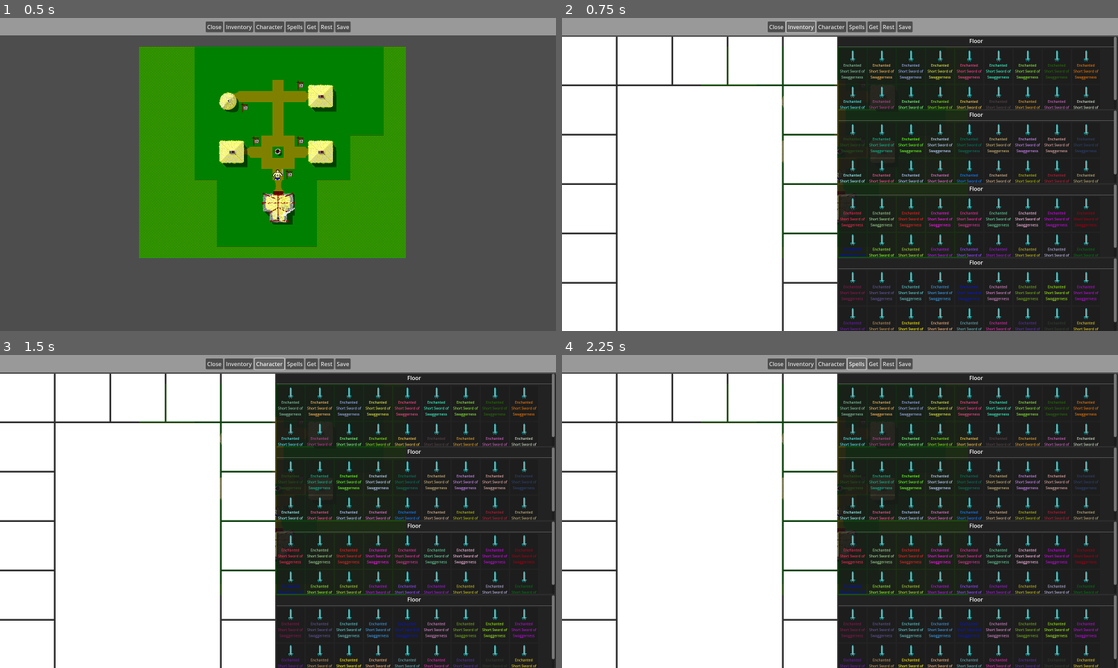
Above: before the commit, frames 1-4 (two rows, left to right).
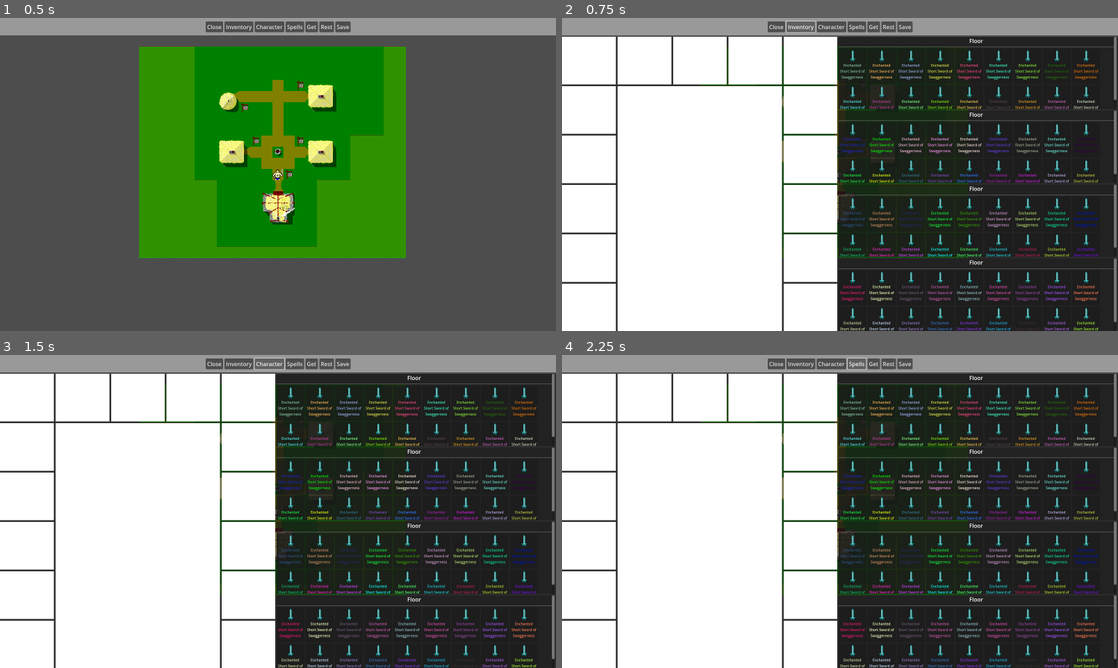
Above: after the commit, the same moments.

Repository: PF-Programming-Buddies/CastleOfTheWinds
Game: Godot game, scene res://scenes/main_scene.tscn
The game is run twice, just before and just after one commit, with the same random seed, the same clock (stepped at 60 frames per second) and the same inputs.
Inputs:
- Up to frame 1 (0.5 s): no input
- Up to frame 2 (0.75 s): click "Inventory" at 0.5 s
- Up to frame 3 (1.5 s): click "Character" at 1.25 s
- Up to frame 4 (2.25 s): click "Spells" at 2 s

Frame 1 is identical in both runs. In frame 2, 3.2% of the frame differs, in the area x 50-97%, y 38-100%; in frame 3, 3.2%; in frame 4, 3.2%.

Commit message:
cant wear two of same item now

Diff:
--- a/scripts/equipment_slot.gd
+++ b/scripts/equipment_slot.gd
@@ -10,6 +10,8 @@
 	itemResult.isSuccess = equip(itemResult.item)
 
 func equip(item: Item):
+	if get_child_count() > 0:
+		return false
 	if item.slot_type == accepted_equipment or accepted_equipment == Item.SlotType.Any:
 		# can equiped
 		#if item:
--- a/scripts/item_slot.gd
+++ b/scripts/item_slot.gd
@@ -10,10 +10,10 @@
 	var b = randf()
 	$VBoxContainer/Label.self_modulate = Color(r, g,b)
 
-	print(Item.SlotType.keys())
-
 	item = Item.new()
-	item.slot_type = Item.SlotType.Weapon
+	var slot_name = Item.SlotType.keys().pick_random()
+	item.slot_type = Item.SlotType[slot_name]
+	tooltip_text = str(slot_name)
 
 func _input(event):
 	if event is InputEventMouseButton:
